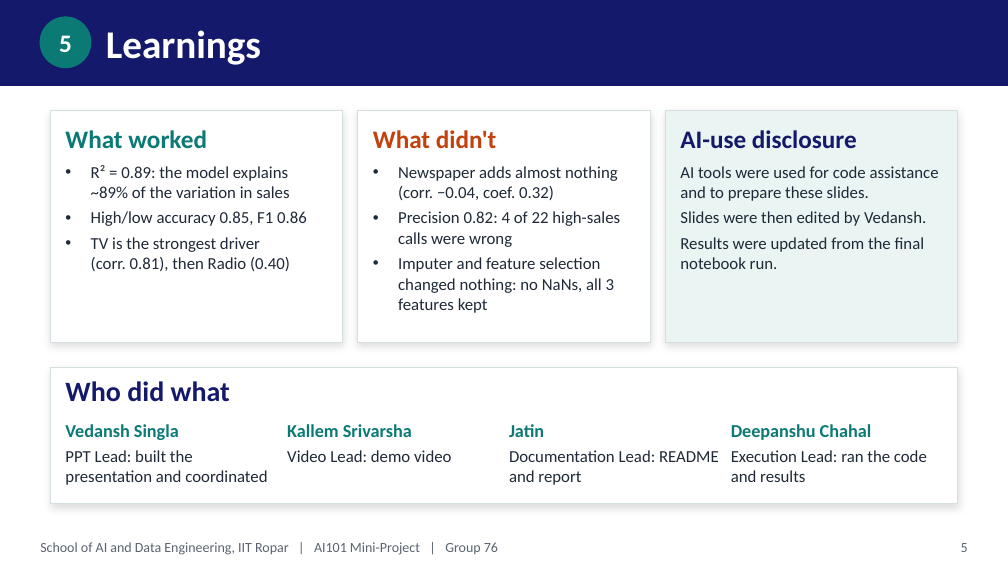
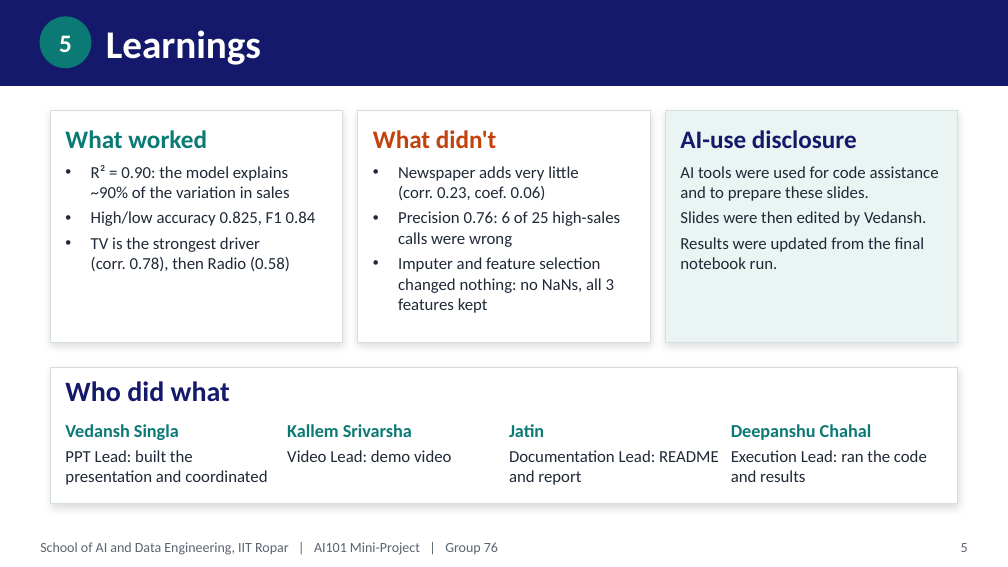
Before and after one commit to 2026aib1092-hash/Mini-Project-Group-76, a slide deck: slide 5 of Group76_Advertising_Sales_Prediction.pptx. Drawn at 1008x567 pixels with LibreOffice and Linux fonts; fonts in the diff are those of the drawing. Boxes give left, top, right and bottom in pixels: in the first picture for what was removed or moved away, otherwise in the second. Text is boxed around its words. In the diff, an @@ line names an element or a change of style, - is before the commit and + after.

```diff
--- a/Group76_Advertising_Sales_Prediction.pptx
+++ b/Group76_Advertising_Sales_Prediction.pptx
@@ text at (x1=91, y1=165, x2=316, y2=271): text changed @@
-• R² = 0.89: the model explains ~89% of the variation in sales
-• High/low accuracy 0.85, F1 0.86
-• TV is the strongest driver (corr. 0.81), then Radio (0.40)
+• R² = 0.90: the model explains ~90% of the variation in sales
+• High/low accuracy 0.825, F1 0.84
+• TV is the strongest driver (corr. 0.78), then Radio (0.58)
@@ text at (x1=398, y1=166, x2=620, y2=247): text changed @@
-• Newspaper adds almost nothing (corr. −0.04, coef. 0.32)
-• Precision 0.82: 4 of 22 high-sales calls were wrong
+• Newspaper adds very little (corr. 0.23, coef. 0.06)
+• Precision 0.76: 6 of 25 high-sales calls were wrong
```
Also in this commit, not shown: 1 other slide changed.
